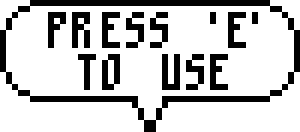
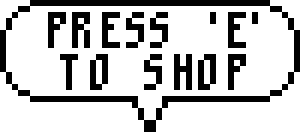
Layered file, before and after one edit (300 × 132). Changes by layer:
renamed "PRESS 'E' TO USE" to "PRESS 'E' TO SHOP", painted on it over bbox(60, 54, 246, 90)
